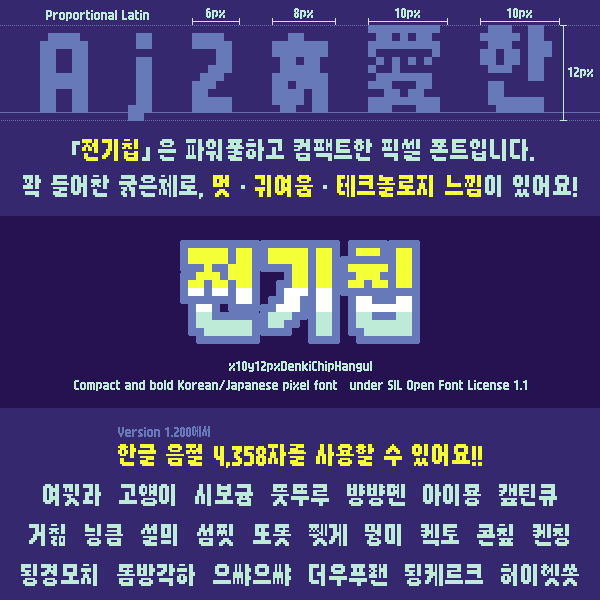
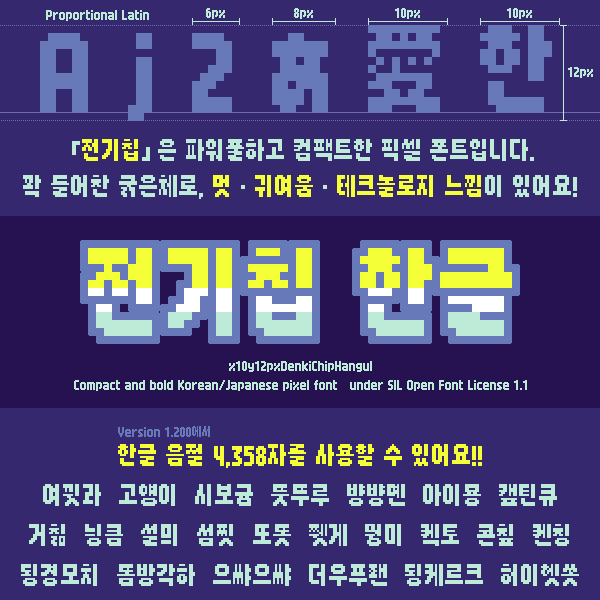
Comparing the layer stacks of the two 600px x 600px images. Changes:
renamed "전기칩" to "전기칩 한글", painted on it over [left=88, top=248, right=512, bottom=336]
painted on "레이어 3" over [left=80, top=240, right=520, bottom=344]